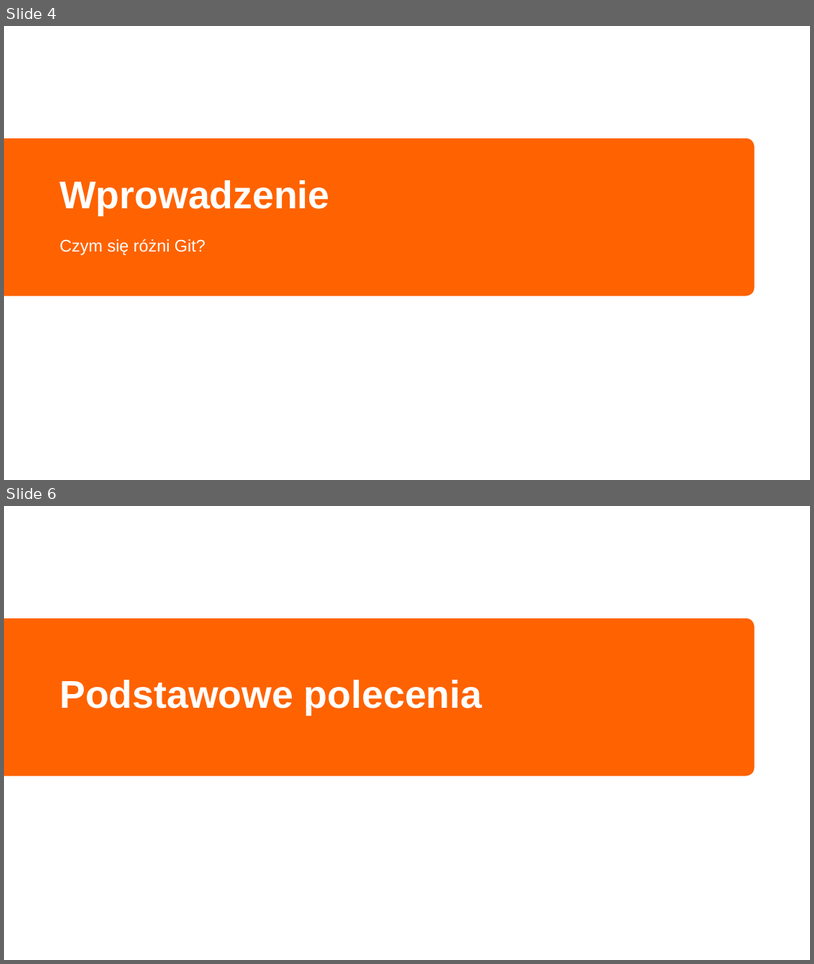
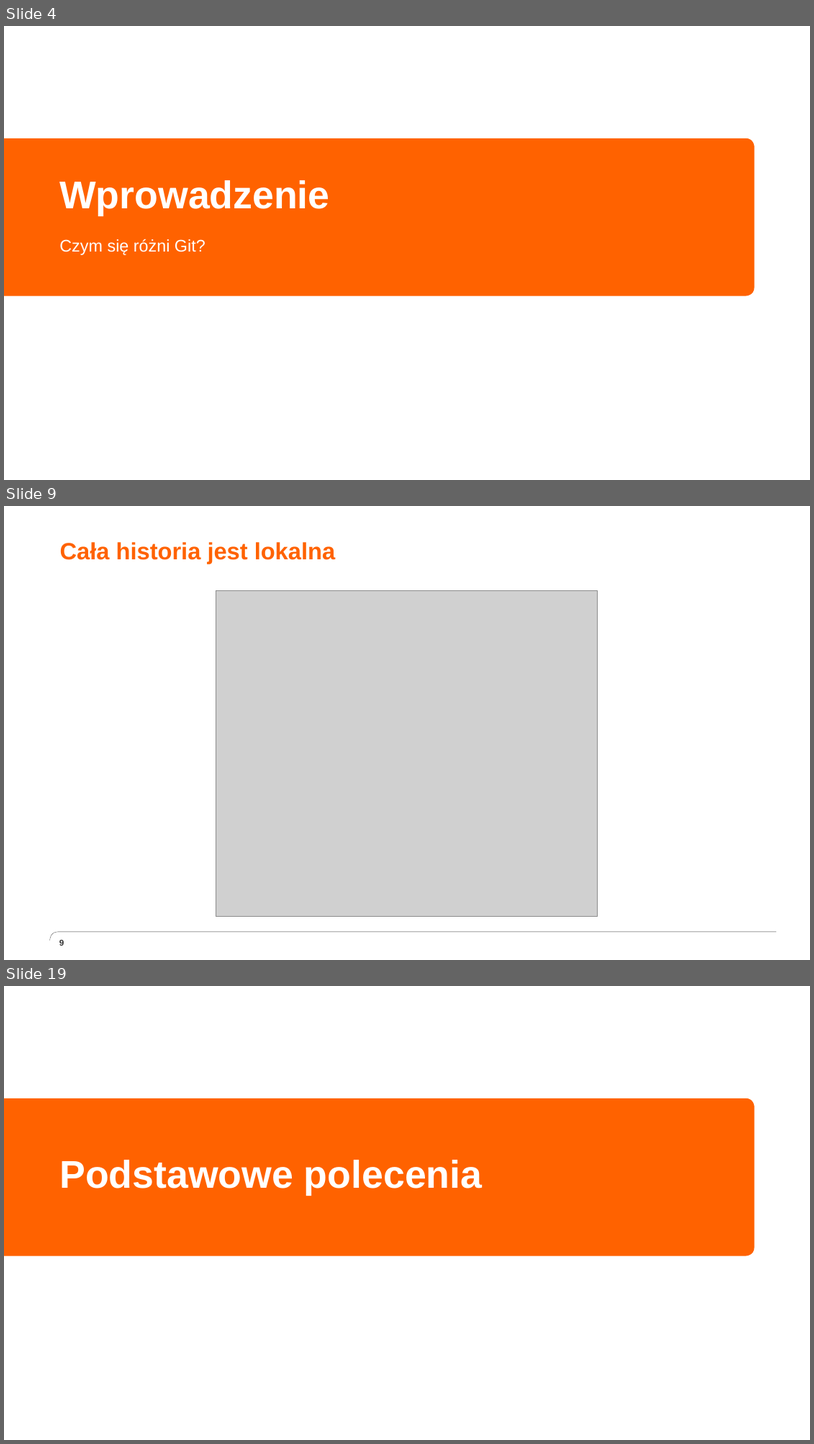
Before and after one commit to grazin/materialy, a slide deck: Programowanie użytkowe - Git.pptx. Shown one above the other, each under a label of ours: slides 4 and 6 before the commit, slides 4, 9 and 19 after it; the slides between them are not shown. The pictures are 814x964 and 814x1444 pixels, drawn with LibreOffice and Linux fonts; fonts in the diff are those of the drawing; grey boxes stand for pictures; background and template pictures are left out. Boxes give left, top, right and bottom in pixels: in the first picture for what was removed or moved away, otherwise in the second. Text is boxed around its words. In the diff, an @@ line names an element or a change of style, - is before the commit and + after.

```diff
--- a/Programowanie użytkowe - Git.pptx
+++ b/Programowanie użytkowe - Git.pptx
@@ slide 9 added at box(4, 506, 810, 960), background #FFFFFF @@
@@ title added at box(60, 542, 335, 564), 28 pt, text #FF6200, bold @@
+Cała historia jest lokalna
@@ picture added at box(216, 591, 598, 916) @@
@@ freeform shape added at box(50, 932, 777, 939), outline #333333 0.25 pt @@
@@ page number added at box(59, 939, 64, 947), 10 pt, text #333333, bold @@
+9
@@ what was slide 6 is now slide 19 @@
```
Also in this commit, not shown: 2 slides changed, 13 other slides added.
